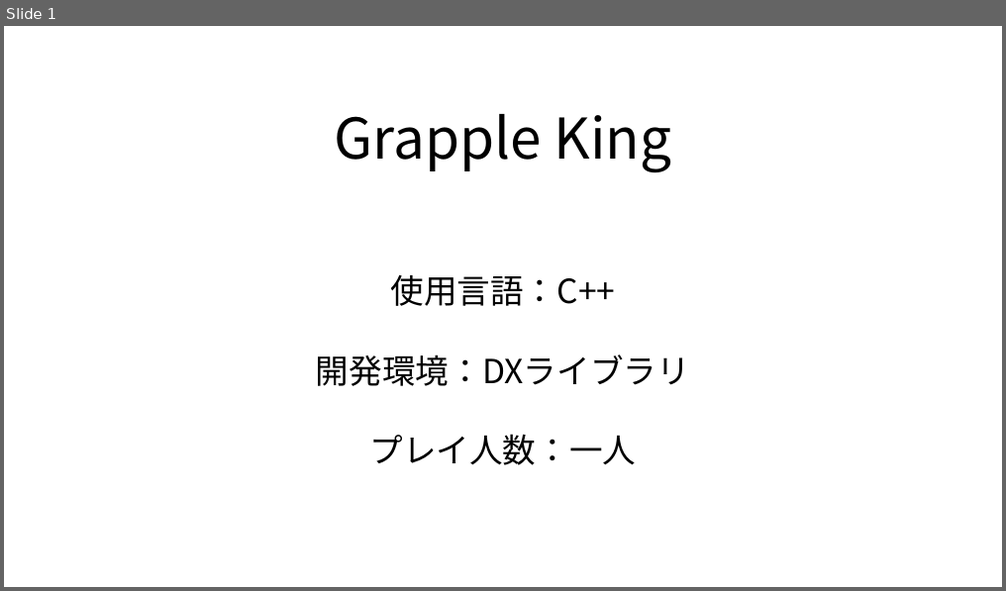
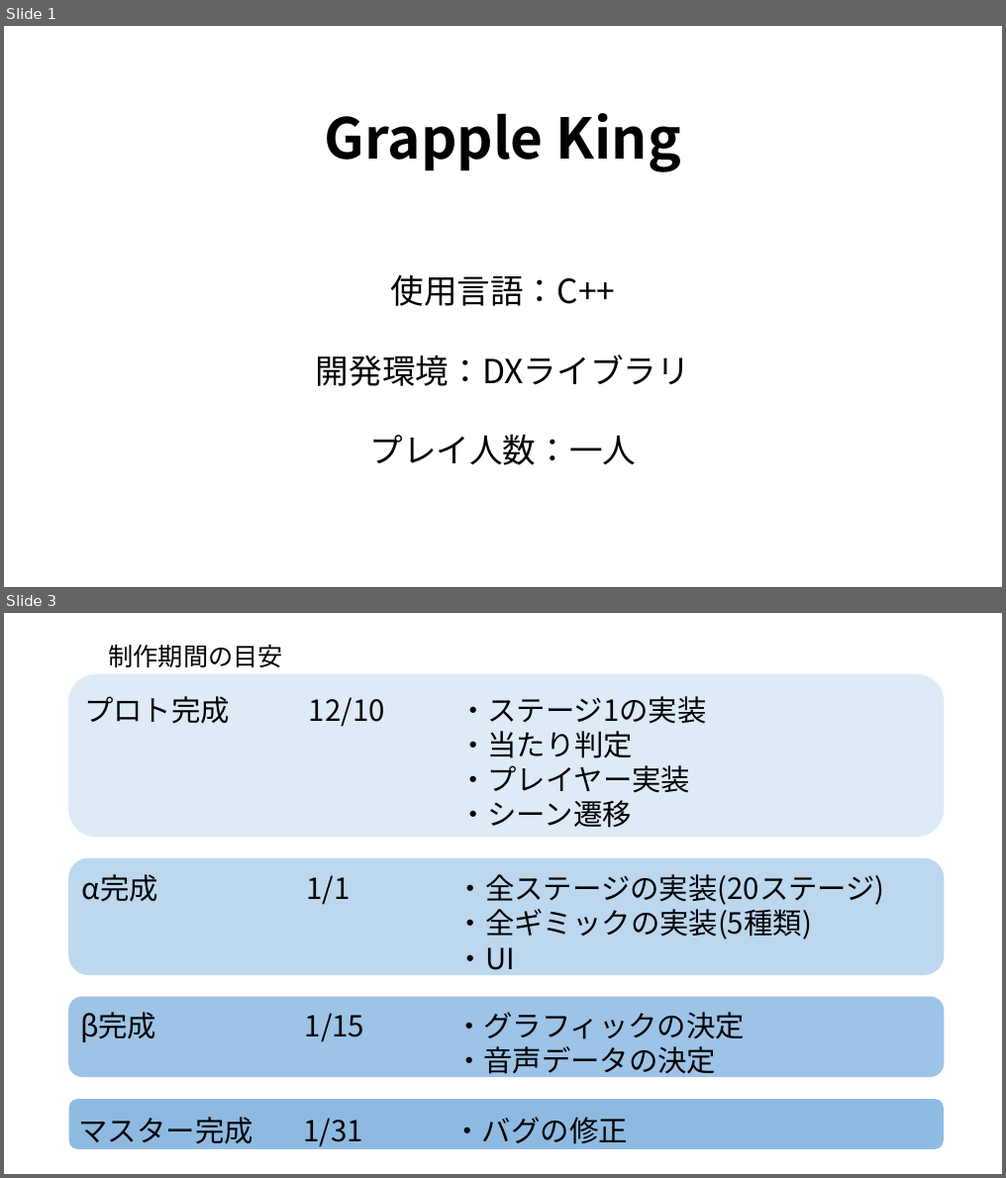
Before and after one commit to ysyudai/GrappleKing, a slide deck: 企画書_GrappleKing_瀬戸雄大.pptx. Shown one above the other, each under a label of ours: slide 1 before the commit, slides 1 and 3 after it; the slides between them are not shown. The pictures are 1006x591 and 1006x1178 pixels, drawn with LibreOffice and Linux fonts; fonts in the diff are those of the drawing. Boxes give left, top, right and bottom in pixels: in the first picture for what was removed or moved away, otherwise in the second. Text is boxed around its words. In the diff, an @@ line names an element or a change of style, - is before the commit and + after.

```diff
--- a/企画書_GrappleKing_瀬戸雄大.pptx
+++ b/企画書_GrappleKing_瀬戸雄大.pptx
@@ slide 3 added at box(4, 613, 1002, 1174), background #FFFFFF @@
@@ text added at box(109, 644, 283, 667), 24 pt, text #000000 @@
+制作期間の目安
@@ rounded rectangle added at box(69, 674, 944, 836), fill #DEEBF7, outline #DEEBF7 1 pt, 28 pt, text #000000 @@
+プロト完成 12/10 ・ステージ1の実装
+・当たり判定
+・プレイヤー実装
+・シーン遷移
@@ rounded rectangle added at box(69, 859, 944, 974), fill #BDD7EE, outline #BDD7EE 1 pt, 28 pt, text #000000 @@
+α完成 1/1 ・全ステージの実装(20ステージ)
+・全ギミックの実装(5種類)
+・UI
@@ rounded rectangle added at box(69, 997, 944, 1076), fill #9DC3E6, outline #9DC3E6 1 pt, 28 pt, text #000000 @@
+β完成 1/15 ・グラフィックの決定
+・音声データの決定
@@ rounded rectangle added at box(69, 1100, 944, 1150), fill #8EBAE2, 28 pt, text #000000 @@
+マスター完成 1/31 ・バグの修正
@@ slide 1 changed as well @@
@@ text "Grapple King" at box(325, 113, 681, 173): bold on @@
```
Also in this commit, not shown: 1 other slide changed, 1 slide removed, 31 other files.
